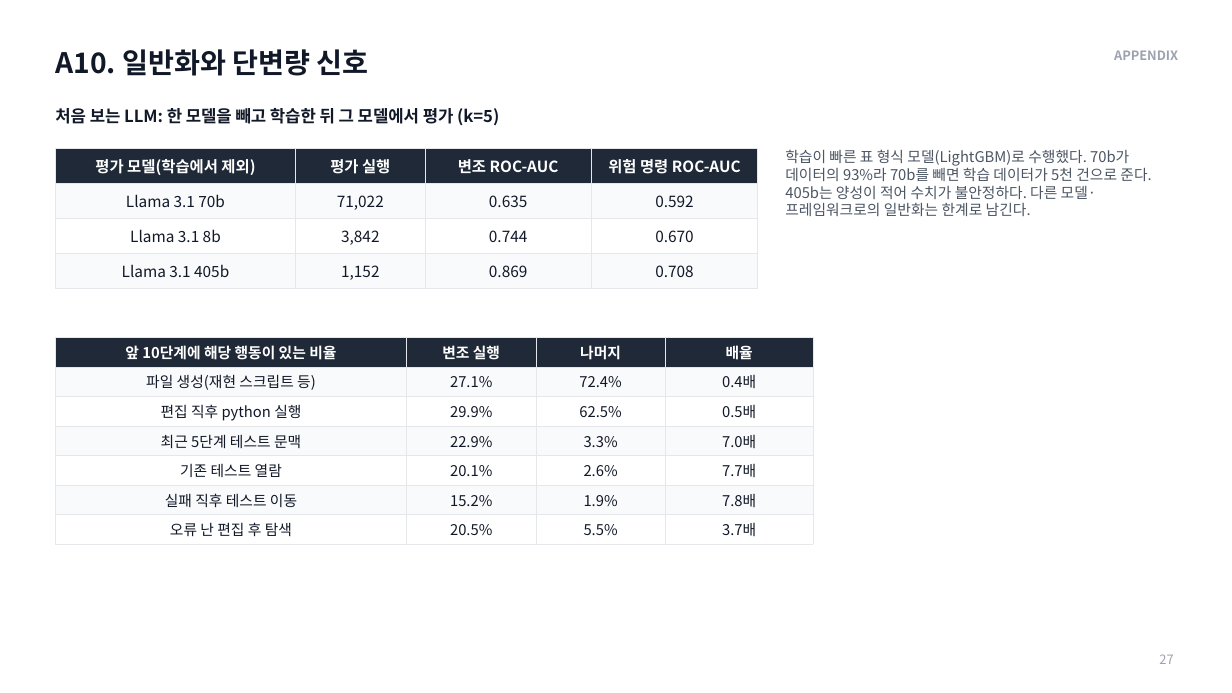
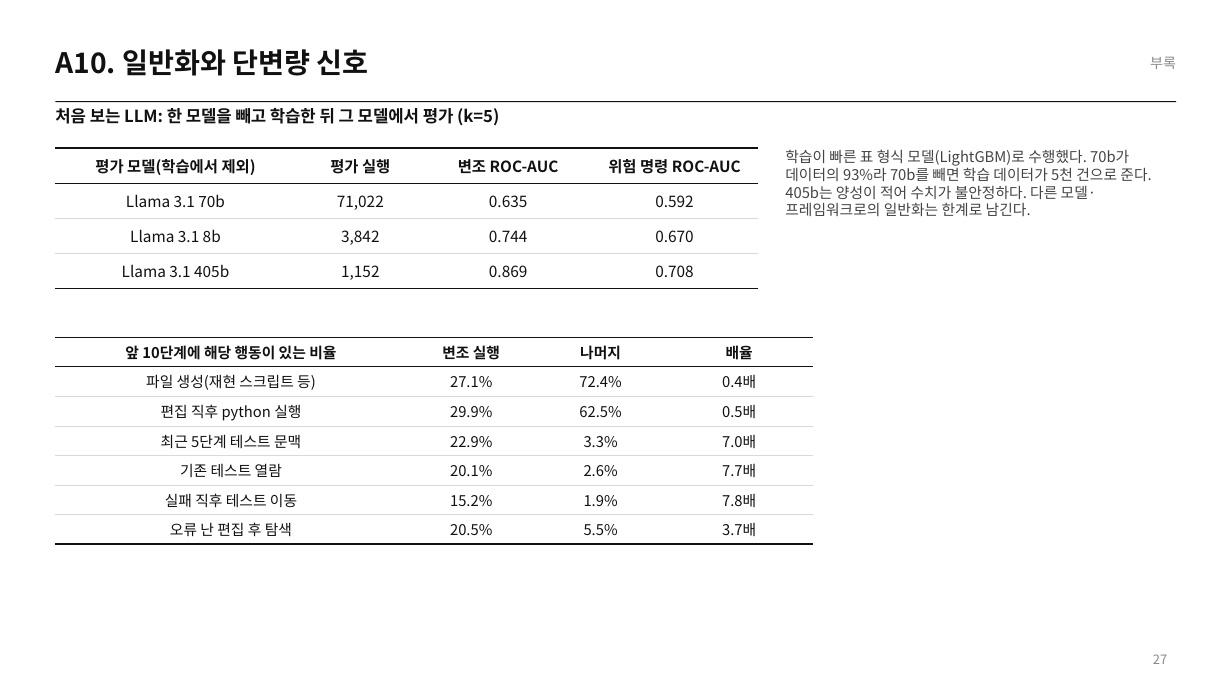
Before and after one commit to jeonbinggu/bigdata-agent-failure-prediction, a slide deck: slide 27 of slides/27팀_발표.pptx. Drawn at 1232x693 pixels with LibreOffice and Linux fonts; fonts in the diff are those of the drawing. Boxes give left, top, right and bottom in pixels: in the first picture for what was removed or moved away, otherwise in the second. Text is boxed around its words. In the diff, an @@ line names an element or a change of style, - is before the commit and + after.

```diff
--- a/slides/27팀_발표.pptx
+++ b/slides/27팀_발표.pptx
@@ title "A10. 일반화와 단변량 신호" at [55, 49, 369, 76]: text colour #111827 to #111111 @@
@@ text removed at [1114, 50, 1178, 60] @@
-APPENDIX
@@ text added at [1150, 57, 1176, 69], 11 pt, text #8A8A8A @@
+부록
@@ text "처음 보는 LLM: 한 모델을 ..." at [55, 108, 499, 125]: text colour #111827 to #111111 @@
@@ line added from (55, 102) to (1177, 102), #111111 0.75 pt @@
@@ table at [55, 148, 758, 284] @@
@@ fill #1F2937 to none in row 1 @@
@@ fill #F9FAFB to none in 8 cells @@
@@ fill #FFFFFF to none in row 3 @@
@@ text colour #FFFFFF to #111111 in "평가 모델(학습에서 제외)", "평가 실행", "변조 ROC-AUC", "위험 명령 ROC-AUC" @@
@@ text colour #111827 to #111111 in "Llama 3.1 70b", "71,022", "0.635", "0.592" and 8 more places @@
@@ borders changed @@
@@ text "학습이 빠른 표 형식 모델(LightGBM)로 ..." at [785, 149, 1151, 216]: text colour #4B5563 to #444444 @@
@@ table at [55, 337, 813, 541] @@
@@ fill #1F2937 to none in row 1 @@
@@ fill #F9FAFB to none in 12 cells @@
@@ fill #FFFFFF to none in 12 cells @@
@@ text colour #FFFFFF to #111111 in "앞 10단계에 해당 행동이 있는 비율", "변조 실행", "나머지", "배율" @@
@@ text colour #111827 to #111111 in "파일 생성(재현 스크립트 등)", "27.1%", "72.4%", "0.4배" and 20 more places @@
@@ borders changed @@
@@ page number at [1153, 654, 1167, 664]: text colour #9CA3AF to #8A8A8A; alignment left to right @@
```
Also in this commit, not shown: 28 other slides changed, 3 other files.
